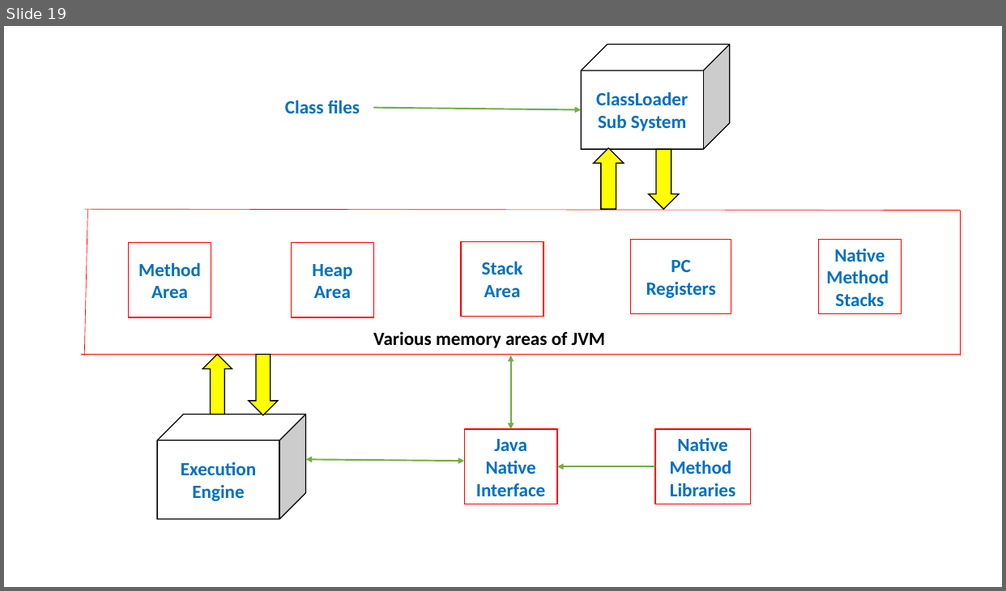
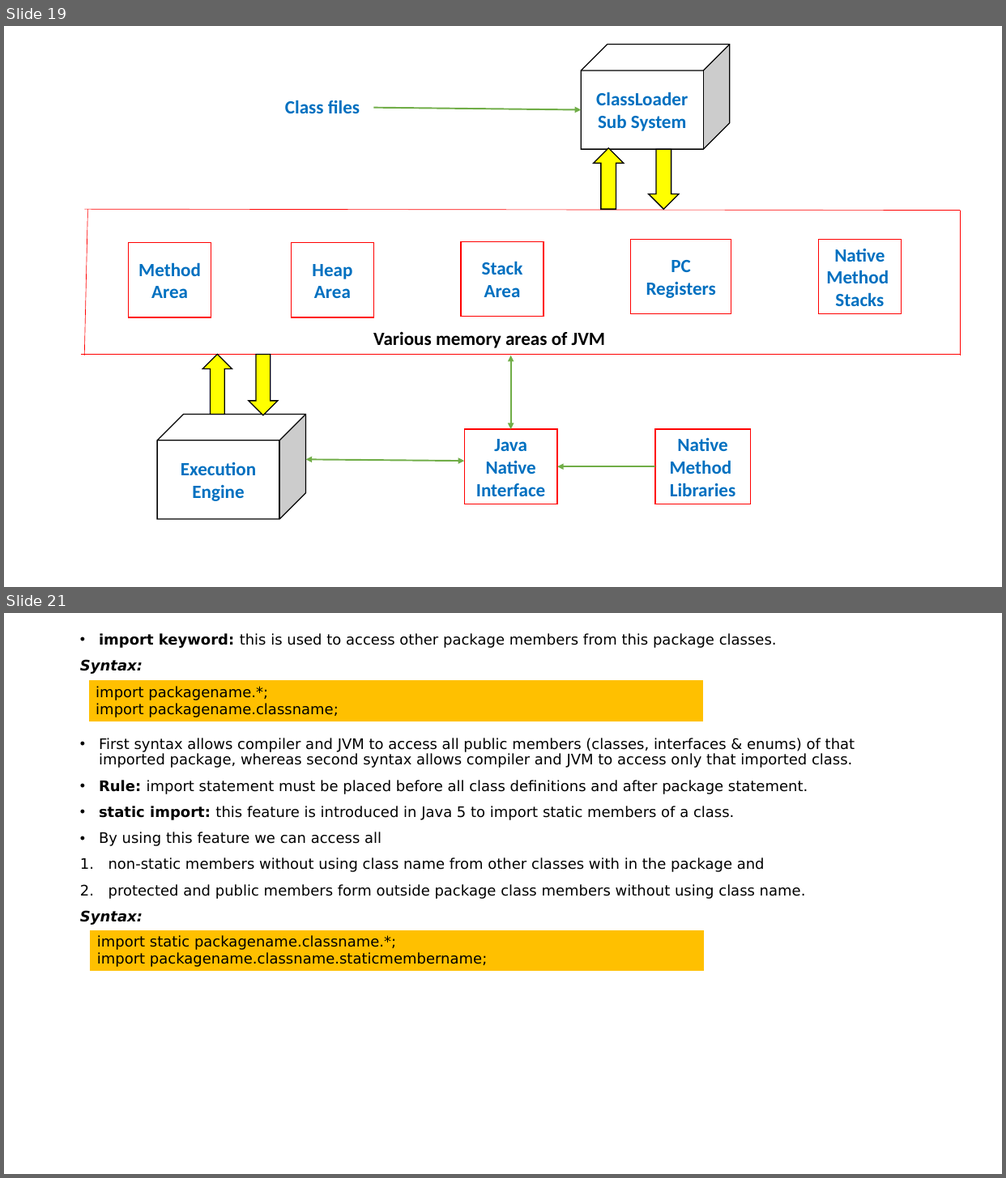
Before and after one commit to indrajeetydv/FSWDT, a slide deck: CoreJavaNotes.pptx. Shown one above the other, each under a label of ours: slide 19 before the commit, slides 19 and 21 after it; the slides between them are not shown. The pictures are 1006x591 and 1006x1178 pixels, drawn with LibreOffice and Linux fonts; fonts in the diff are those of the drawing. Boxes give left, top, right and bottom in pixels: in the first picture for what was removed or moved away, otherwise in the second. Text is boxed around its words. In the diff, an @@ line names an element or a change of style, - is before the commit and + after.

Commit message:
Package and Access Modiifer

```diff
--- a/CoreJavaNotes.pptx
+++ b/CoreJavaNotes.pptx
@@ slide 21 added at [4, 613, 1002, 1174], background #FFFFFF @@
@@ text added at [80, 633, 855, 925], 14 pt, text #000000 @@
+• import keyword: this is used to access other package members from this package classes.
+Syntax:
+• First syntax allows compiler and JVM to access all public members (classes, interfaces & enums) of that imported package, whereas second syntax allows compiler and JVM to access only that imported class.
+• Rule: import statement must be placed before all class definitions and after package statement.
+• static import: this feature is introduced in Java 5 to import static members of a class.
+• By using this feature we can access all
+1. non-static members without using class name from other classes with in the package and
+2. protected and public members form outside package class members without using class name.
+Syntax:
@@ table added at [88, 680, 704, 723], 1 rows, 1 columns @@
+import packagename.*; / import packagename.classname;
@@ table added at [89, 930, 705, 973], 1 rows, 1 columns @@
+import static packagename.classname.*; / import packagename.classname.staticmembername;
```
Also in this commit, not shown: 2 other slides added.
